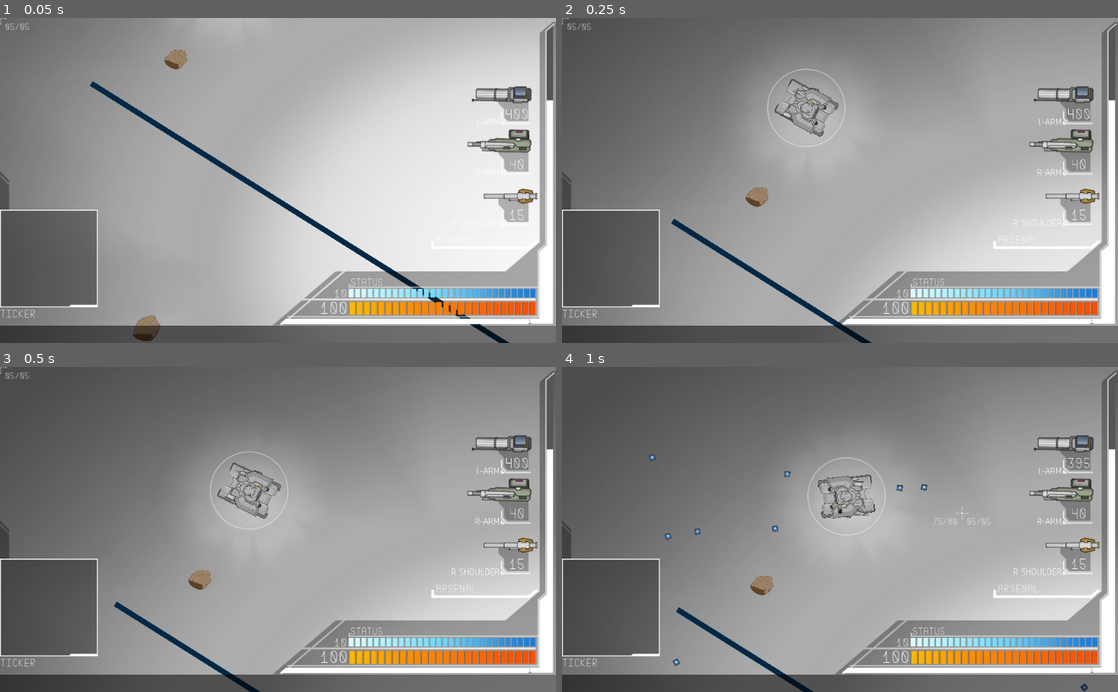
Above: before the commit, frames 1-4 (two rows, left to right).
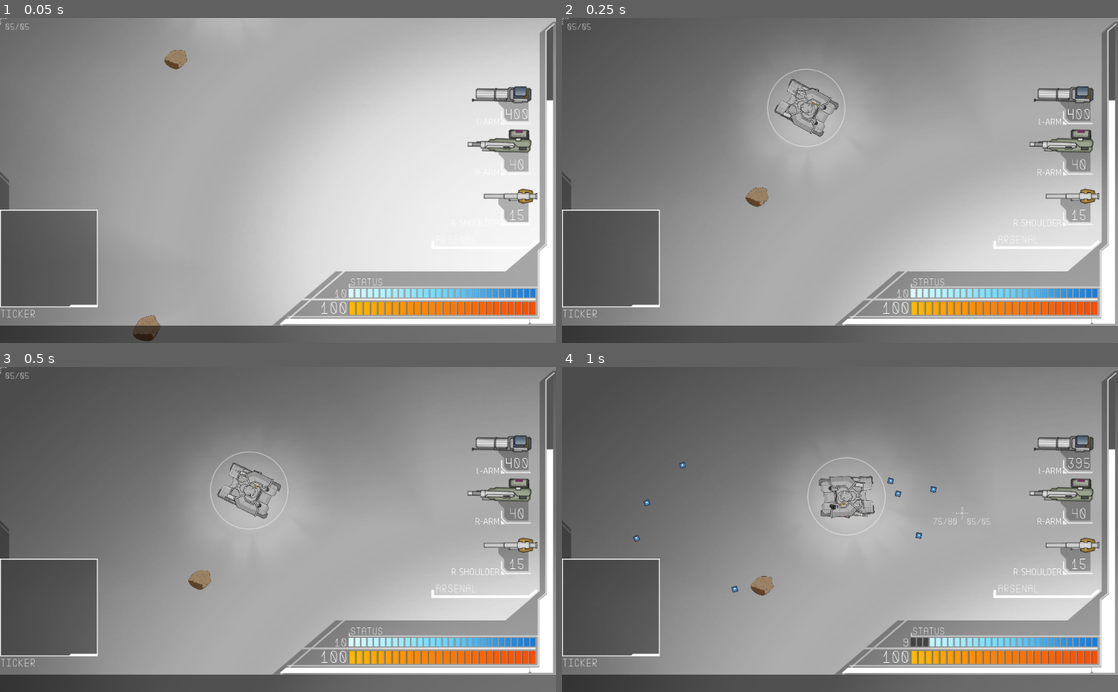
Above: after the commit, the same moments.

Repository: Littlerun-Bastion/Soulless-Steel
Game: Godot game, scene res://game/arena/Arena.tscn
Same seed, same stepped clock (60 frames per second), same inputs: the game is played once before the commit and once after it.
Inputs (mouse positions are in pixels of both pictures, inside the frame that each line leads up to):
- Up to frame 1 (0.05 s): no input
- Up to frame 2 (0.25 s): no input
- Up to frame 3 (0.5 s): no input
- Up to frame 4 (1 s): tap Enter at 0.5 s; move the mouse to (962, 513) at 0.52 s; press the mouse at (962, 513) at 0.53 s; hold D (right) from 0.53 s (still down)

The runs differ from the first frame. In frame 1, 1.5% of the frame differs, in the area x 16-92%, y 19-100%; in frame 2, 0.7%; in frame 3, 0.5%; in frame 4, 1.4%.

Commit message:
Randomizing enemies loadout + better visuals for enemies

Diff:
--- a/project/database/parts/arm_weapons/test_weapon1.tres
+++ b/project/database/parts/arm_weapons/test_weapon1.tres
@@ -14,7 +14,7 @@
 rotation_range = 10.0
 projectile = ExtResource( 3 )
 number_projectiles = 1
-damage_modifier = 0.001
+damage_modifier = 0.01
 recoil_force = 1.0
 fire_rate = 0.1
 auto_fire = true
--- a/project/database/parts/arm_weapons/test_weapon2.tres
+++ b/project/database/parts/arm_weapons/test_weapon2.tres
@@ -14,7 +14,7 @@
 rotation_range = 20.0
 projectile = ExtResource( 3 )
 number_projectiles = 1
-damage_modifier = 20.0
+damage_modifier = 10.0
 recoil_force = 12.0
 fire_rate = 0.3
 auto_fire = false
--- a/project/database/parts/arm_weapons/test_weapon3.tres
+++ b/project/database/parts/arm_weapons/test_weapon3.tres
@@ -14,7 +14,7 @@
 rotation_range = 10.0
 projectile = ExtResource( 3 )
 number_projectiles = 5
-damage_modifier = 10.0
+damage_modifier = 1.0
 recoil_force = 5.0
 fire_rate = 0.6
 auto_fire = true
--- a/project/database/parts/shoulder_weapons/test_weapon2.tres
+++ b/project/database/parts/shoulder_weapons/test_weapon2.tres
@@ -12,7 +12,7 @@
 shooting_pos = Vector2( 0, -38 )
 projectile = ExtResource( 3 )
 number_projectiles = 1
-damage_modifier = 40.0
+damage_modifier = 20.0
 recoil_force = 20.0
 fire_rate = 1.0
 auto_fire = false
--- a/project/game/arena/Arena.gd
+++ b/project/game/arena/Arena.gd
@@ -16,8 +16,10 @@
 
 
 func _ready():
+	randomize()
+
 	update_navigation_polygon()
-	randomize()
+
 	add_player()
 	for _i in range(5):
 		add_enemy()
--- a/project/game/mecha/Enemy.gd
+++ b/project/game/mecha/Enemy.gd
@@ -4,7 +4,7 @@
 
 onready var pathing_debug = $Debug/Pathing
 
-var debug = true
+var debug = false
 
 var health = 100
 var speed = 100
@@ -45,6 +45,8 @@
 	if debug:
 		$Debug/StateLabel.text = logic.get_current_state()
 		update_pathing_debug_line()
+	else:
+		$Debug/StateLabel.text = ""
 
 
 func setup(_all_mechas, _path_stuff):
@@ -52,15 +54,16 @@
 	all_mechas = _all_mechas
 	navigation_node = _path_stuff
 	set_max_life(100)
-	set_core("core_test")
-	set_head("head_test")
+	set_core(PartManager.get_random_part_name("core"))
+	set_head(PartManager.get_random_part_name("head"))
 	set_legs(false)
-	set_arm_weapon("test_weapon1", SIDE.RIGHT)
-	set_arm_weapon("test_weapon1", SIDE.LEFT)
-	set_shoulder_weapon("test_weapon1", SIDE.RIGHT)
-	set_shoulder_weapon("test_weapon1", SIDE.LEFT)
-	set_shoulder("shoulder_test1_left", SIDE.LEFT)
-	set_shoulder("shoulder_test1_right", SIDE.RIGHT)
+	set_arm_weapon(PartManager.get_random_part_name("arm_weapon"), SIDE.RIGHT)
+	set_arm_weapon(PartManager.get_random_part_name("arm_weapon") if randf() > .5 else false, SIDE.LEFT)
+	set_shoulder_weapon(PartManager.get_random_part_name("shoulder_weapon") if randf() > .8 else false, SIDE.RIGHT)
+	set_shoulder_weapon(PartManager.get_random_part_name("shoulder_weapon") if randf() > .9 else false, SIDE.LEFT)
+	set_shoulder(PartManager.get_random_part_name("shoulder_left"), SIDE.LEFT)
+	set_shoulder(PartManager.get_random_part_name("shoulder_right"), SIDE.RIGHT)
+
 
 
 func update_pathing_debug_line():
@@ -81,6 +84,8 @@
 	if valid_target and is_instance_valid(valid_target):
 		if position.distance_to(valid_target.position) > engage_distance:
 			valid_target = false
+	else:
+		valid_target = false
 
 	#Find new target
 	if not valid_target:
@@ -179,8 +184,6 @@
 	if not valid_target:
 		return
 
-	var enemy_area_point
-
 	if not final_pos:
 		final_pos = random_pos_targeting()
 
--- a/project/game/mecha/Enemy.tscn
+++ b/project/game/mecha/Enemy.tscn
@@ -10,7 +10,7 @@
 font_data = ExtResource( 3 )
 
 [node name="Enemy" instance=ExtResource( 1 )]
-modulate = Color( 0.713726, 0.286275, 0.286275, 1 )
+modulate = Color( 1, 0.854902, 0.858824, 1 )
 script = ExtResource( 2 )
 
 [node name="Debug" type="Node2D" parent="." index="16"]
--- a/project/game/mecha/Mecha.gd
+++ b/project/game/mecha/Mecha.gd
@@ -95,7 +95,7 @@
 	energy = max_energy
 
 
-func take_damage(amount, source, weapon_name):
+func take_damage(amount, source_info, weapon_name):
 	var temp_shield = shield
 	shield = max(shield - amount, 0)
 	amount = max(amount - temp_shield, 0)
@@ -104,14 +104,14 @@
 
 	emit_signal("took_damage", self)
 	if hp <= 0:
-		die(source, weapon_name)
-
-
-func die(source, weapon_name):
+		die(source_info, weapon_name)
+
+
+func die(source_info, weapon_name):
 	emit_signal("died", self)
 	TickerManager.new_message({
 		"type": "mecha_died",
-		"source": source.mecha_name,
+		"source": source_info.name,
 		"self": self.mecha_name,
 		"weapon_name": weapon_name,
 		})
--- a/project/game/mecha/PartManager.gd
+++ b/project/game/mecha/PartManager.gd
@@ -2,9 +2,13 @@
 
 const DATA_PATH = "res://database/parts/"
 
+enum SIDE {LEFT, RIGHT}
+
 onready var ARM_WEAPONS = {}
 onready var SHOULDER_WEAPONS = {}
 onready var SHOULDERS = {}
+onready var SHOULDERS_LEFT = {}
+onready var SHOULDERS_RIGHT = {}
 onready var CORES = {}
 onready var HEADS = {}
 onready var LEGS = {}
@@ -23,6 +27,19 @@
 	load_parts("heads", HEADS)
 	load_parts("legs", LEGS)
 	load_parts("projectiles", PROJECTILES)
+
+	setup_shoulder_sides()
+
+
+func setup_shoulder_sides():
+	for key in SHOULDERS.keys():
+		var shoulder = SHOULDERS[key]
+		if shoulder.side == SIDE.LEFT:
+			SHOULDERS_LEFT[key] = shoulder
+		elif shoulder.side == SIDE.RIGHT:
+			SHOULDERS_RIGHT[key] = shoulder
+		else:
+			push_error("Not a valid shoulder side type: " + str(shoulder.side))
 
 
 func load_parts(name, dict):
@@ -43,27 +60,37 @@
 		assert(false)
 
 
+func get_parts(type):
+	match type:
+		"arm_weapon":
+			return ARM_WEAPONS
+		"shoulder_weapon":
+			return SHOULDER_WEAPONS
+		"shoulder":
+			return SHOULDERS
+		"shoulder_left":
+			return SHOULDERS_LEFT
+		"shoulder_right":
+			return SHOULDERS_RIGHT
+		"core":
+			return CORES
+		"head":
+			return HEADS
+		"legs":
+			return LEGS
+		"projectile":
+			return PROJECTILES
+		_:
+			push_error("Not a valid type of part: " + str(type))
+			return false
+
+
 func get_part(type, name):
-	if type == "arm_weapon":
-		assert(ARM_WEAPONS.has(name), "Not a existent arm weapon part: " + str(name))
-		return ARM_WEAPONS[name]
-	elif type == "shoulder_weapon":
-		assert(SHOULDER_WEAPONS.has(name), "Not a existent shoulder weapon part: " + str(name))
-		return SHOULDER_WEAPONS[name]
-	elif type == "shoulder":
-		assert(SHOULDERS.has(name), "Not a existent shoulder part: " + str(name))
-		return SHOULDERS[name]
-	elif type == "core":
-		assert(CORES.has(name), "Not a existent core part: " + str(name))
-		return CORES[name]
-	elif type == "head":
-		assert(HEADS.has(name), "Not a existent head part: " + str(name))
-		return HEADS[name]
-	elif type == "legs":
-		assert(LEGS.has(name), "Not a existent legs part: " + str(name))
-		return LEGS[name]
-	elif type == "projectile":
-		assert(PROJECTILES.has(name), "Not a existent projectile: " + str(name))
-		return PROJECTILES[name]
-	else:
-		push_error("Not a valid type of part: " + str(type))
+	var table = get_parts(type)
+	assert(table.has(name), "Not a existent part: " + str(name))
+	return table[name]
+
+
+func get_random_part_name(type):
+	var table = get_parts(type)
+	return table.keys()[randi()%table.keys().size()]
--- a/project/game/weapons/RegularProjectile.gd
+++ b/project/game/weapons/RegularProjectile.gd
@@ -4,7 +4,7 @@
 var dir = Vector2()
 var damage = 0
 var decal_type = "bullet_hole"
-var original_mecha
+var original_mecha_info
 var weapon_name
 
 
@@ -16,7 +16,10 @@
 	var data = args.weapon_data
 	$Sprite.texture = data.image
 	$CollisionShape2D.shape.extents = data.collision_extents
-	original_mecha = mecha
+	original_mecha_info = {
+		"body": mecha,
+		"name": mecha.mecha_name,
+	}
 	weapon_name = args.weapon_name
 	decal_type = data.decal_type
 	speed = data.speed
@@ -37,10 +40,10 @@
 	if body.is_in_group("mecha"):
 		if body.is_shape_id_legs(body_shape):
 			return
-		if body != original_mecha:
+		if body != original_mecha_info.body:
 			body.add_decal(body_shape, global_transform, decal_type, $Sprite.scale*$Sprite.texture.get_size())
-			body.take_damage(damage, original_mecha, weapon_name)
+			body.take_damage(damage, original_mecha_info, weapon_name)
 			body.knockback(global_position, 100*damage/float(body.get_max_hp()))
 
-	if not body.is_in_group("mecha") or body != original_mecha:
+	if not body.is_in_group("mecha") or body != original_mecha_info.body:
 		queue_free()
